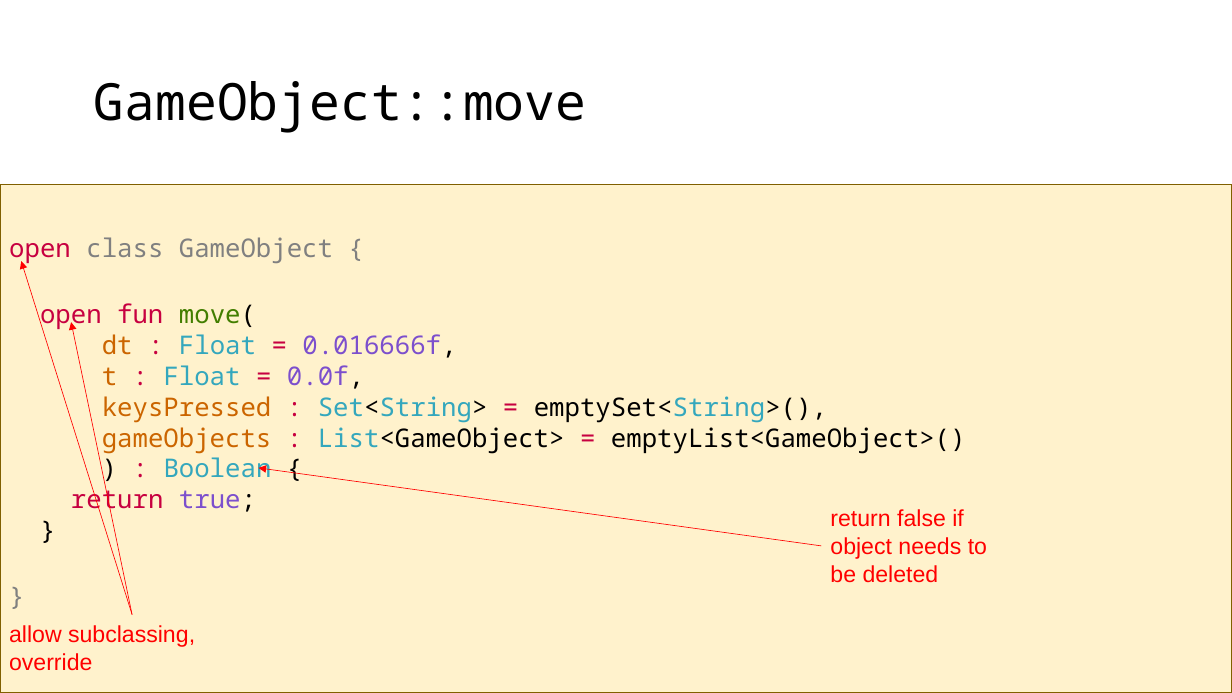
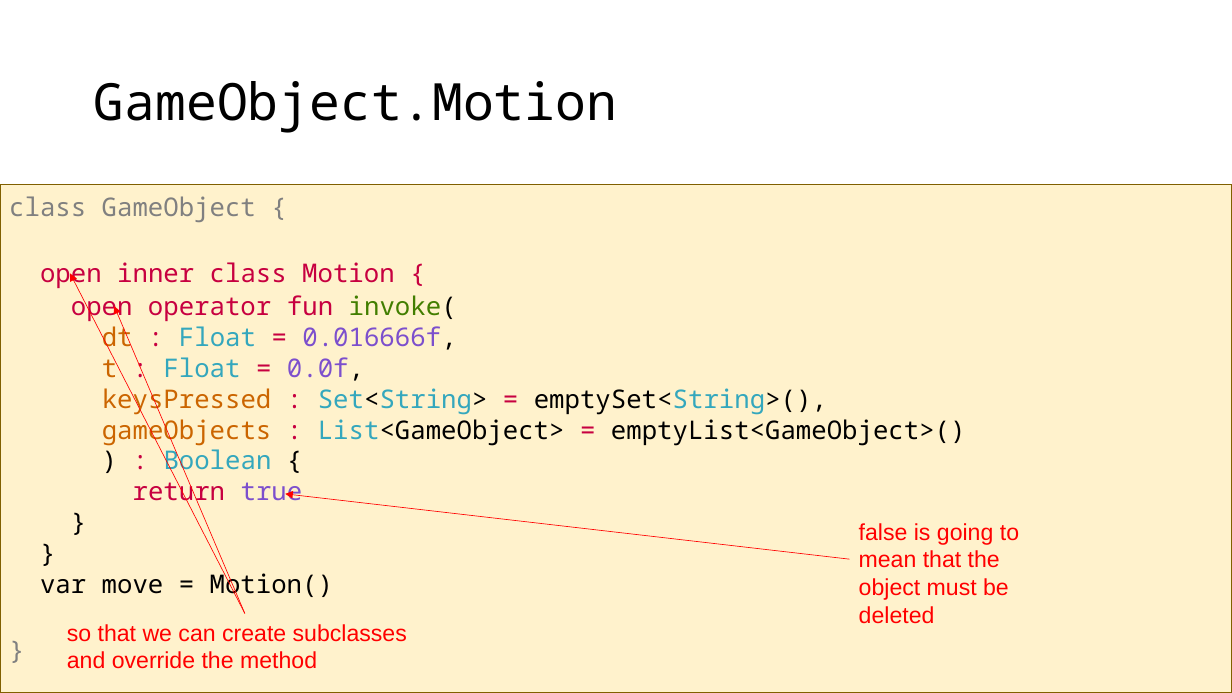
Before and after one commit to szecsi/kogfactory, a slide deck: slide 37 of projects/kog.020.030-gom/aitcg070 - Game Object Model.pptx. Drawn at 1232x693 pixels with LibreOffice and Linux fonts; fonts in the diff are those of the drawing. Boxes give left, top, right and bottom in pixels: in the first picture for what was removed or moved away, otherwise in the second. Text is boxed around its words. In the diff, an @@ line names an element or a change of style, - is before the commit and + after.

```diff
--- a/projects/kog.020.030-gom/aitcg070 - Game Object Model.pptx
+++ b/projects/kog.020.030-gom/aitcg070 - Game Object Model.pptx
@@ title at (x1=94, y1=81, x2=617, y2=133): text changed @@
-GameObject::move
+GameObject.Motion
@@ text "class GameObject {" at (x1=0, y1=185, x2=1232, y2=693): text colour #808080 to #000000 in "}"; line spacing 1.07 to 1 @@
@@ text at (x1=9, y1=196, x2=457, y2=322): text changed; text colour #808080 to #C70040 @@
-open class GameObject {
-open fun move(
+class GameObject {
+open inner class Motion {
+open operator fun invoke(
@@ arrow moved from (132, 615) - (21, 262) to (245, 614) - (70, 274) @@
@@ arrow moved from (132, 615) - (71, 323) to (245, 614) - (115, 306) @@
@@ text at (x1=133, y1=476, x2=303, y2=507): text changed @@
-return true;
+return true
@@ arrow moved from (822, 546) - (259, 468) to (849, 559) - (286, 494) @@
@@ text at (x1=859, y1=523, x2=1019, y2=600): text changed @@
-return false if object needs to be deleted
+false is going to mean that the object must be deleted
@@ text at (x1=40, y1=569, x2=333, y2=600): paragraphs added @@
+var move = Motion()
+}
@@ text removed at (x1=9, y1=625, x2=195, y2=671) @@
-allow subclassing, override
@@ text added at (x1=67, y1=624, x2=407, y2=669), 18 pt, text #FF0000 @@
+so that we can create subclasses and override the method
```
Also in this commit, not shown: 11 other slides changed, 5 other files.
